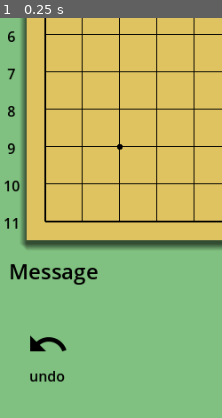
Above: before the commit, frame 1.
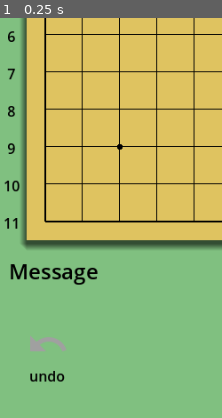
Above: after the commit, the same moment.

Repository: vivisuke/Gomoku
Game: Godot game, scene res://main_scene.tscn
The game is run twice, just before and just after one commit, with the same random seed, the same clock (stepped at 60 frames per second) and the same inputs.
Inputs:
- Up to frame 1 (0.25 s): no input
The pictures show only the part of the screen within x 0-50%, y 50-100%; the shares and areas given below are measured in that part.

The runs differ from the first frame. In frame 1, 0.4% of the frame differs, in the area x 13-31%, y 79-84%.

Commit message:
0046 ◎ C 09/05 09/05 0.001│ToDo│Undo 不可の場合、ボタンをディセーブルに 0047 ◎ C 09/05 09/05 0.001│ToDo│着手履歴 0048 ◎ C 09/05 09/05 0.001│ToDo│Board：着手数保持

Diff:
--- a/Gomoku/scripts/global.gd
+++ b/Gomoku/scripts/global.gd
@@ -12,6 +12,7 @@
 func ixToY(ix: int): return ix / N_HORZ
 
 class Board:
+	var nput
 	var h_black = []		# 水平方向ビットマップ
 	var h_white = []		# 水平方向ビットマップ
 	var v_black = []		# 垂直方向ビットマップ
@@ -33,6 +34,7 @@
 		#
 		unit_test()
 	func clear():
+		nput = 0
 		h_black.fill(0)
 		h_white.fill(0)
 		v_black.fill(0)
@@ -91,6 +93,7 @@
 		if (h_white[y]&mask) != 0: return WHITE
 		return EMPTY
 	func put_color(x, y, col):		# 前提：(x, y) は空欄、col：BLACK or WHITE
+		nput += 1
 		var mask = 1 << (N_HORZ - 1 - x)
 		if col == BLACK:
 			h_black[y] |= mask
@@ -115,6 +118,7 @@
 			elif col == WHITE:
 				d_white[t[0]] |= t[1]
 	func remove_color(x, y):
+		nput -= 1
 		var mask = 1 << (N_HORZ - 1 - x)
 		h_black[y] &= ~mask
 		h_white[y] &= ~mask
--- a/Gomoku/scripts/main_scene.gd
+++ b/Gomoku/scripts/main_scene.gd
@@ -19,6 +19,7 @@
 var pressedPos = Vector2i(0, 0)
 var put_pos = Vector2i(-1, -1)
 var prev_put_pos = Vector2(-1, -1)
+var move_hist = []				# 着手履歴
 
 func _ready():
 	#rng.randomize()		# Setups a time-based seed
@@ -29,6 +30,7 @@
 	bd = g.Board.new()
 	#bd.put_color(5, 5, g.BLACK)
 	#bd.put_color(6, 5, g.WHITE)
+	$UndoButton.disabled = true
 	update_view()
 	unit_test()
 	pass # Replace with function body.
@@ -70,6 +72,8 @@
 			if !bd.is_empty(pos.x, pos.y): return
 			#print(pos)
 			bd.put_color(pos.x, pos.y, next_color)
+			move_hist.push_back(pos)
+			$UndoButton.disabled = false
 			var fv = bd.is_five(pos.x, pos.y, next_color)
 			print("is_five = ", fv)
 			next_color = (g.BLACK + g.WHITE) - next_color
@@ -116,6 +120,8 @@
 func _on_init_button_pressed():
 	if game_started: return
 	bd.clear()
+	move_hist.clear()
+	$UndoButton.disabled = true
 	if put_pos != Vector2i(-1, -1):
 		$Board/BGTileMap.set_cell(0, put_pos, -1, Vector2i(0, 0))
 		put_pos = Vector2i(-1, -1)
Not shown, changed: Gomoku.spr
